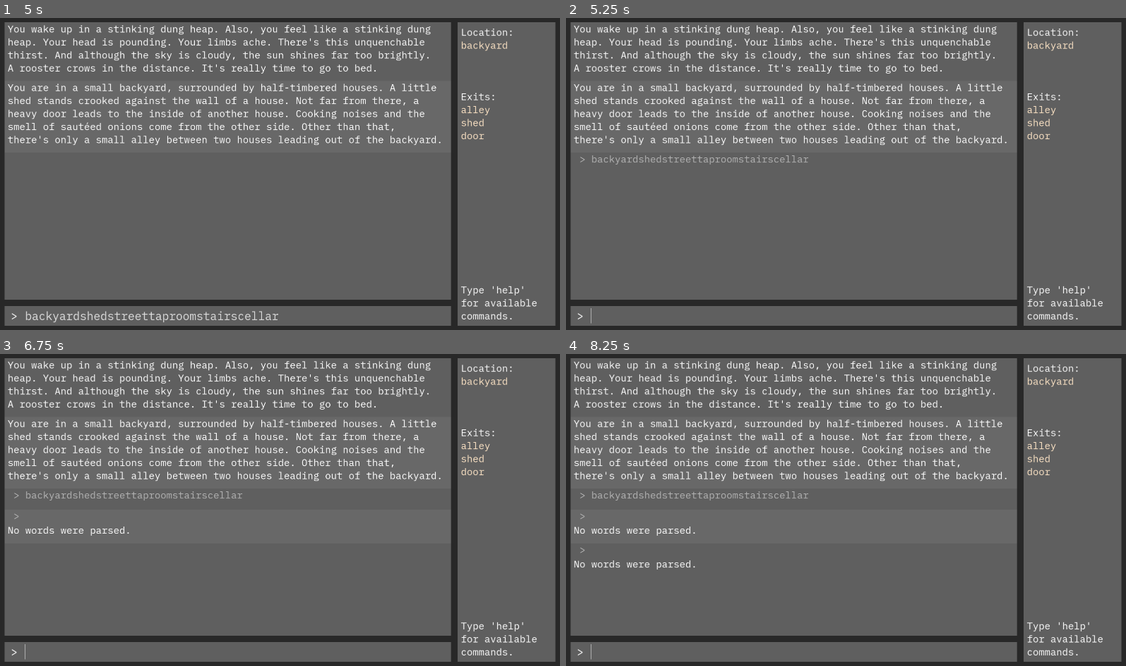
Above: before the commit, frames 1-4 (two rows, left to right).
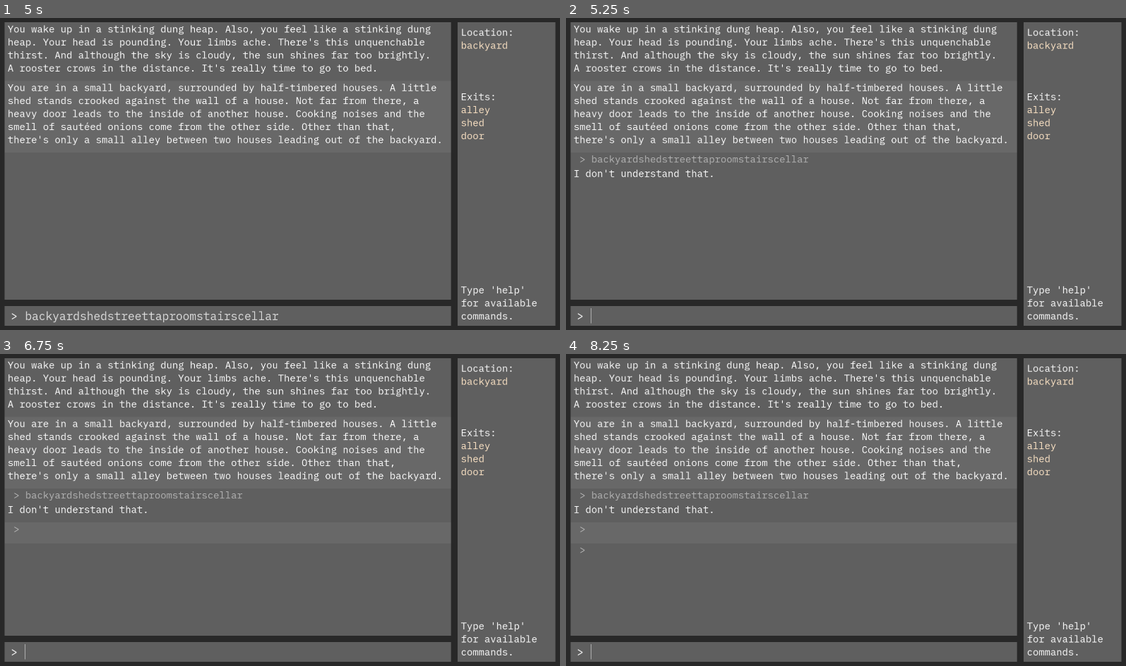
Above: after the commit, the same moments.

Repository: alephmembeth/textadventure-from-scratch
Game: Godot game, scene res://game.tscn
Same seed, same stepped clock (60 frames per second), same inputs: the game is played once before the commit and once after it.
Inputs (mouse positions are in pixels of both pictures, inside the frame that each line leads up to):
- Up to frame 1 (5 s): click (240, 314) at 0.52 s; type "backyard" at 0.6 s; type "shed" at 1.25 s; type "street" at 2 s; type "taproom" at 2.75 s; type "stairs" at 3.5 s; type "cellar" at 4.25 s
- Up to frame 2 (5.25 s): tap Enter at 5 s
- Up to frame 3 (6.75 s): tap Space at 5.75 s; tap Enter at 6.5 s
- Up to frame 4 (8.25 s): tap Space at 7.25 s; tap Enter at 8 s

Frame 1 is identical in both runs. In frame 2, 0.2% of the frame differs, in the area x 1-27%, y 48-52%; in frame 3, 0.3%; in frame 4, 0.5%, in the area x 1-27%, y 48-70%.
Error before the commit: Invalid access of index '1' on a base object of type: 'PackedStringArray'. (res://parser.gd:25)
Error after the commit: Invalid access of index '0' on a base object of type: 'PackedStringArray'. (res://parser.gd:18)

Commit message:
Fix parser

Diff:
--- a/parser.gd
+++ b/parser.gd
@@ -15,20 +15,24 @@
 func process_command(input: String) -> String:
 	var words = input.split(" ", false)
 
+	var first_word = words[0].to_lower()
+	var second_word = ""
+
 	if words.size() == 0:
 		return "No words were parsed."
 
-	var first_word = words[0].to_lower()
-	var second_word = ""
-
-	if words.size() == 1:
+	elif words.size() == 1:
+		second_word == ""
+
+	elif words.size() == 2:
 		second_word = words[1].to_lower()
 
-	elif words.size() == 2:
-		second_word = words[2].to_lower()
+	elif words.size() == 3:
+		second_word = words[-1].to_lower()
 
 	elif words.size() > 3:
-		second_word = words[3].to_lower()
+		second_word = words[-1].to_lower()
+
 
 	match first_word:
 		"go":
